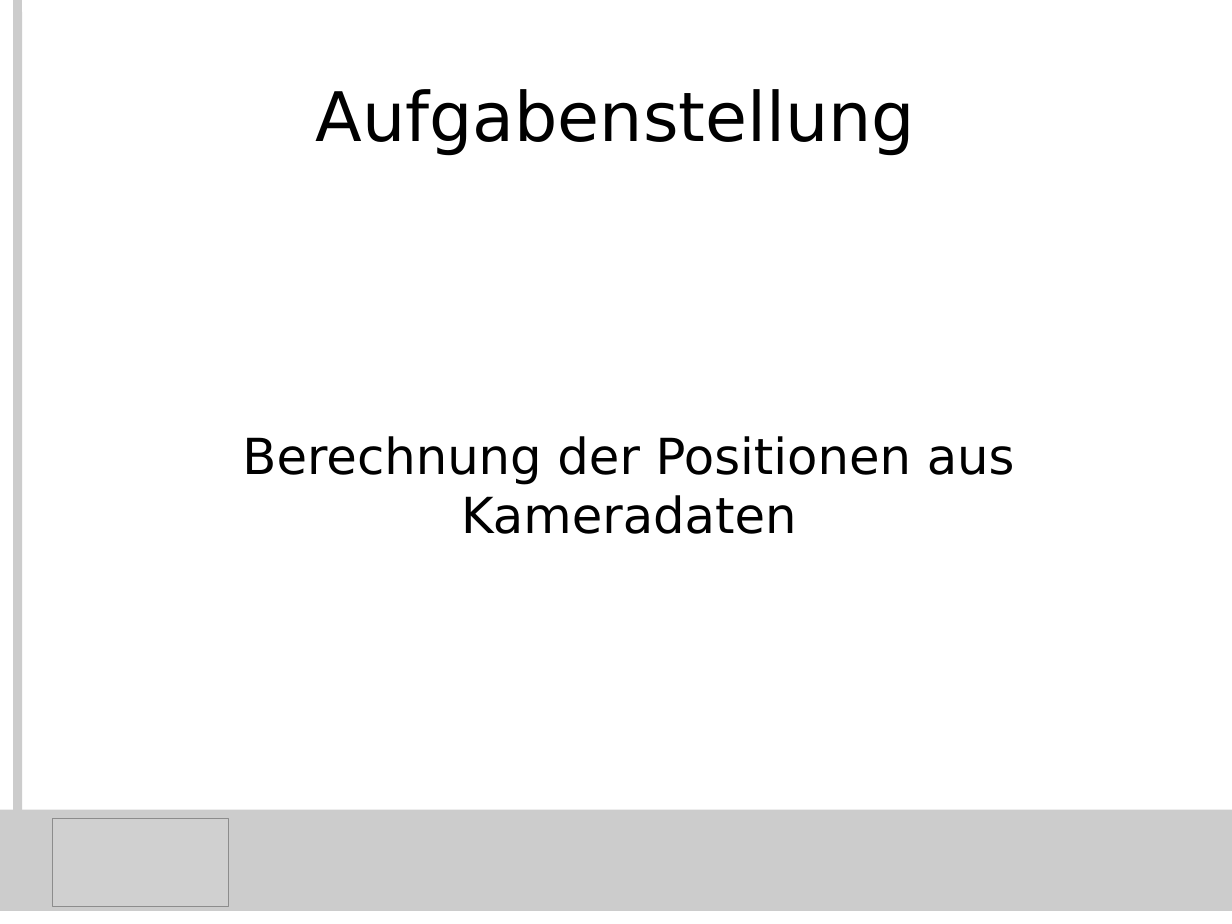
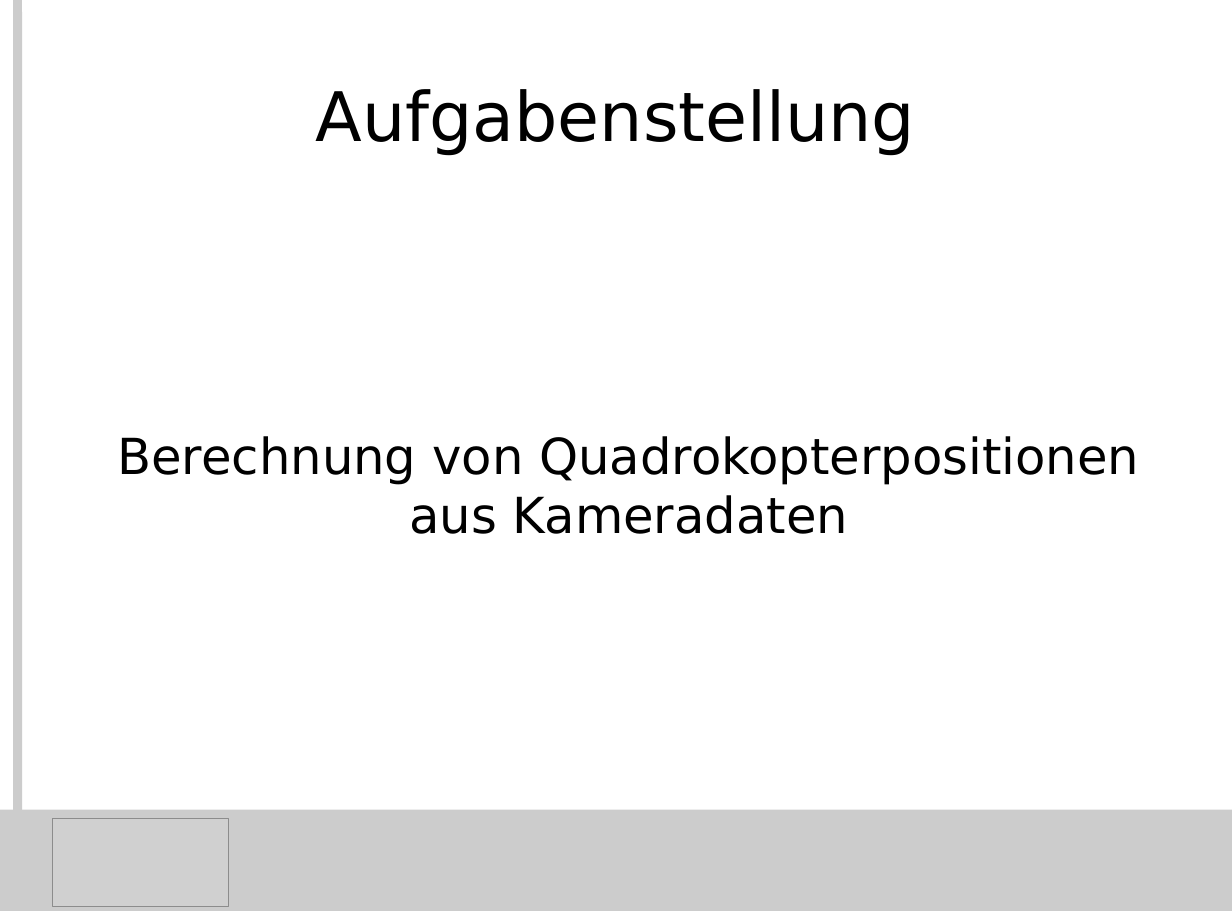
Before and after one commit to KITrokopter/Presentation, a slide deck: slide 17 of PresentationInTotal v0.1.odp (slide 13 before the commit). Drawn at 1232x924 pixels with LibreOffice and Linux fonts; fonts in the diff are those of the drawing; grey boxes stand for pictures. Boxes give left, top, right and bottom in pixels: in the first picture for what was removed or moved away, otherwise in the second. Text is boxed around its words. In the diff, an @@ line names an element or a change of style, - is before the commit and + after.

```diff
--- a/PresentationInTotal v0.1.odp
+++ b/PresentationInTotal v0.1.odp
@@ subtitle at [117, 436, 1139, 534]: text changed @@
-Berechnung der Positionen aus Kameradaten
+Berechnung von Quadrokopterpositionen aus Kameradaten
```
Also in this commit, not shown: 10 other slides changed, 5 slides added.
